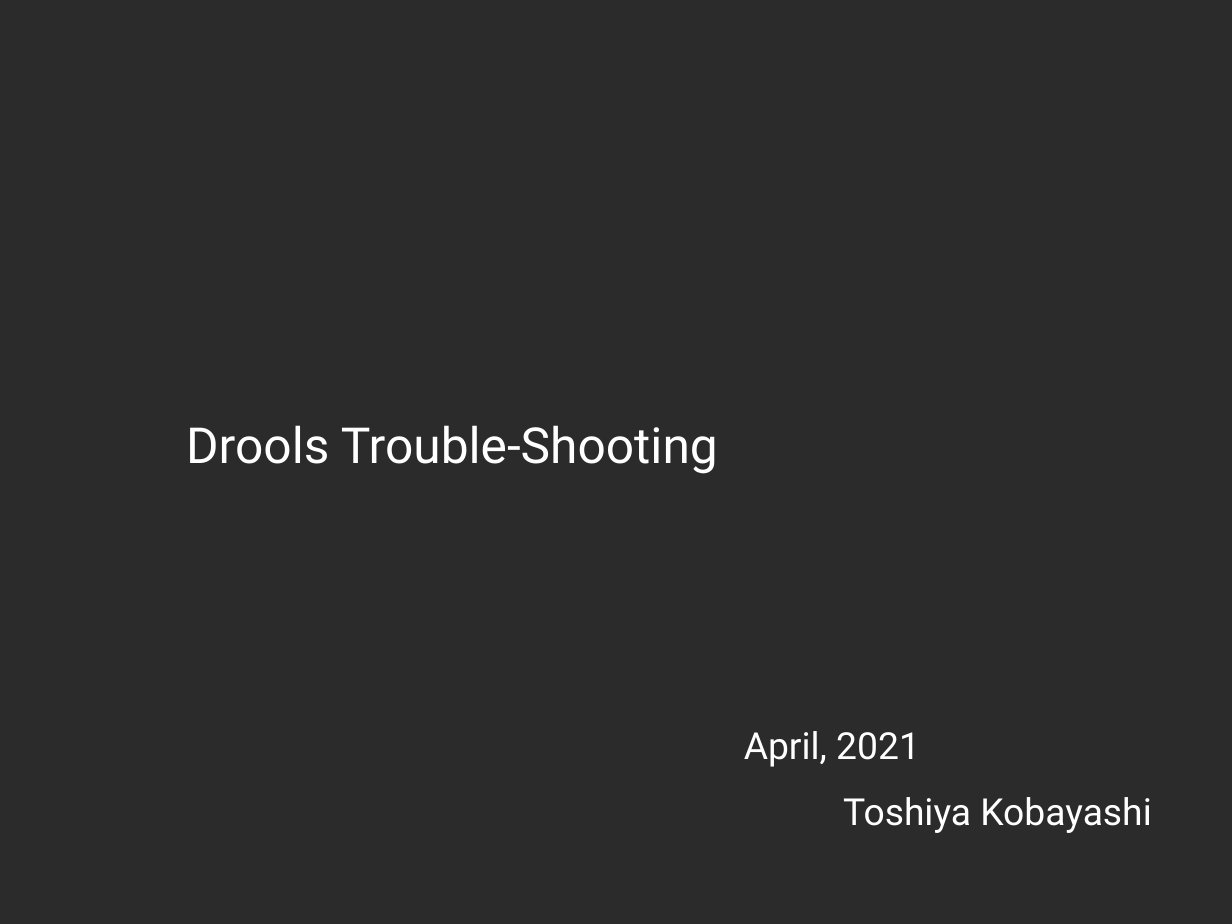
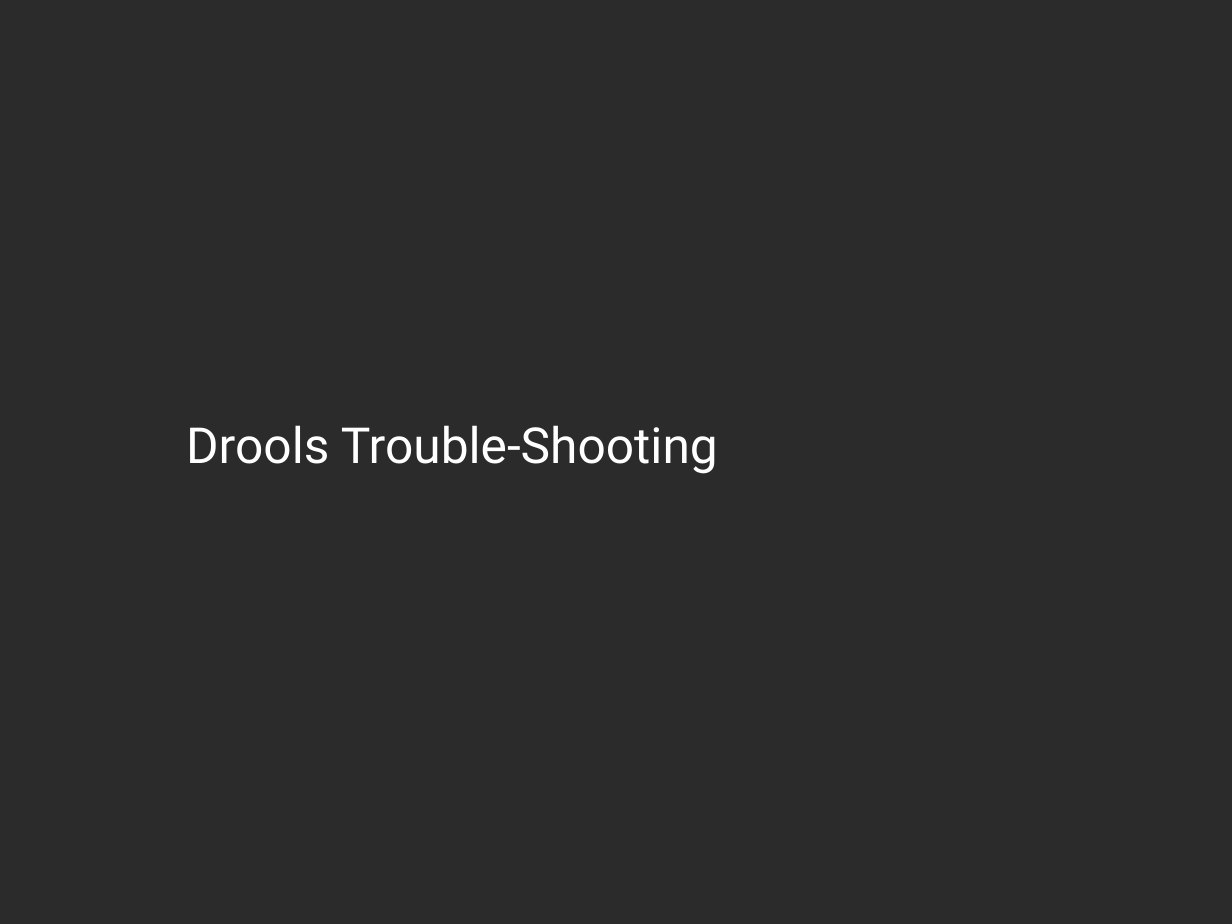
Before and after one commit to tkobayas/kie-live, a slide deck: slide 1 of 2021_Drools_trouble_shooting.odp. Drawn at 1232x924 pixels with LibreOffice and Linux fonts; fonts in the diff are those of the drawing; background and template pictures are left out; a plain dark background stands for a picture behind light text. Boxes give left, top, right and bottom in pixels: in the first picture for what was removed or moved away, otherwise in the second. Text is boxed around its words. In the diff, an @@ line names an element or a change of style, - is before the commit and + after.

```diff
--- a/2021_Drools_trouble_shooting.odp
+++ b/2021_Drools_trouble_shooting.odp
@@ text removed at [744, 731, 920, 767] @@
-April, 2021
@@ text removed at [843, 797, 1151, 833] @@
-Toshiya Kobayashi
```
Also in this commit, not shown: 1 other slide changed, 28 other files.
